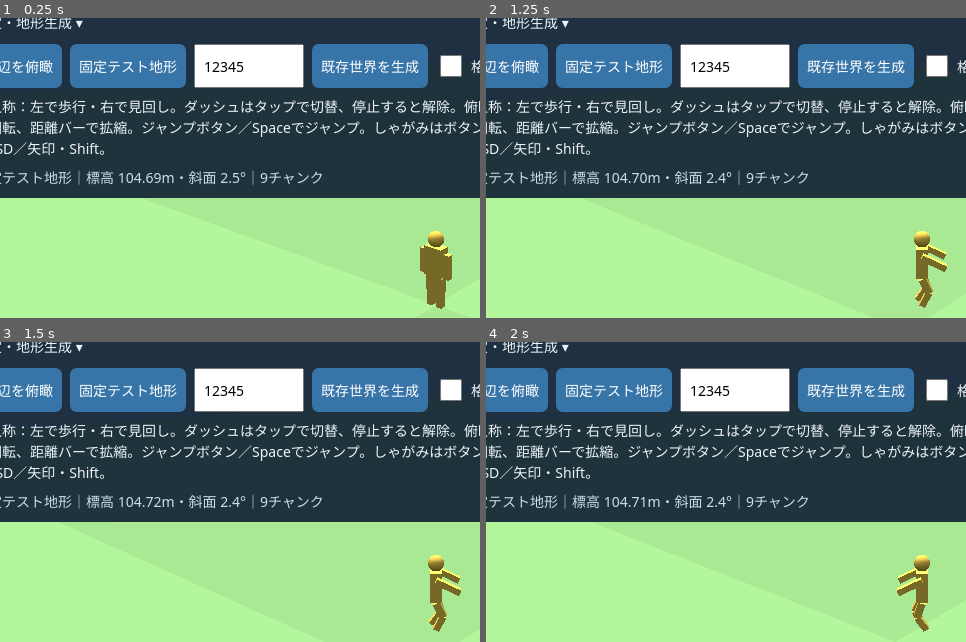
Above: before the commit, frames 1-4 (two rows, left to right).
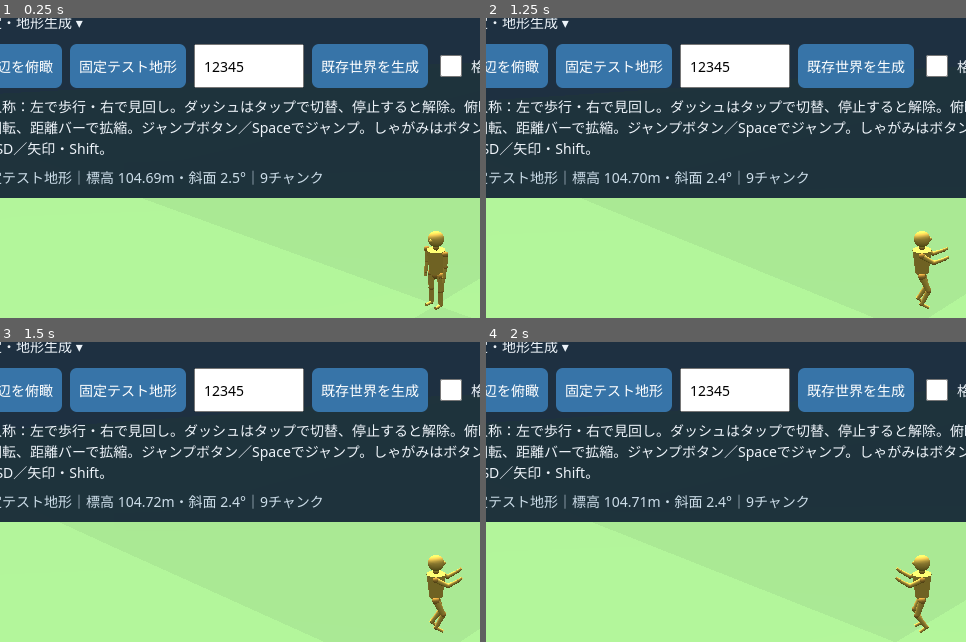
Above: after the commit, the same moments.

Repository: eitommkk1023-a11y/-history-simulation-game-restart
Game: browser game, page previews/terrain-chunks.html
The game is run twice, just before and just after one commit, with the same random seed, the same clock (stepped at 60 frames per second) and the same inputs.
Inputs (mouse positions are % of the whole screen's width and height, from its top left):
- Up to frame 1 (0.25 s): no input
- Up to frame 2 (1.25 s): click (50, 50) at 0.27 s; hold Right from 1.03 s (still down); click (50, 60) at 1.07 s; tap Space at 1.1 s
- Up to frame 3 (1.5 s): keep holding Right
- Up to frame 4 (2 s): release Right at 1.53 s; hold Down 1.58-1.85 s; tap Space at 1.6 s; click (30, 40) at 1.67 s; hold Left from 1.9 s (still down)
The pictures show only the part of the screen within x 5-55%, y 11-61%; the shares and areas given below are measured in that part.

The runs differ from the first frame. In frame 1, 0.5% of the frame differs, in the area x 87-95%, y 71-98%; in frame 2, 0.5%; in frame 3, 0.5%; in frame 4, 0.5%.

Commit message:
Build cylindrical articulated character with elbow wrist and ankle motion

Diff:
--- a/previews/terrain-chunks.mjs
+++ b/previews/terrain-chunks.mjs
@@ -16,31 +16,55 @@
 const raycaster=new THREE.Raycaster();
 const marker=new THREE.Group();
 const markerMaterial=new THREE.MeshLambertMaterial({color:0xe5b348});
-const hips=new THREE.Group();marker.add(hips);
-function bodyPart(parent,geometry,x,y,z){const mesh=new THREE.Mesh(geometry,markerMaterial);mesh.position.set(x,y,z);parent.add(mesh);return mesh;}
-const torso=new THREE.Group();hips.add(torso);
-bodyPart(torso,new THREE.BoxGeometry(.45,.65,.24),0,.35,0);
-bodyPart(torso,new THREE.SphereGeometry(.17,12,8),0,.83,0);
-function limb(parent,x,y,length,width){const joint=new THREE.Group();joint.position.set(x,y,0);parent.add(joint);bodyPart(joint,new THREE.BoxGeometry(width,length,width),0,-length/2,0);return joint;}
-const legs=[limb(hips,-.13,0,.35,.16),limb(hips,.13,0,.35,.16)];
-const knees=legs.map(leg=>limb(leg,0,-.35,.35,.14));
-const arms=[limb(torso,-.32,.57,.55,.13),limb(torso,.32,.57,.55,.13)];
+const hips=new THREE.Group();hips.name='pelvis';marker.add(hips);
+function bodyPart(parent,geometry,x,y,z,material=markerMaterial){const mesh=new THREE.Mesh(geometry,material);mesh.position.set(x,y,z);parent.add(mesh);return mesh;}
+const jointMaterial=new THREE.MeshLambertMaterial({color:0xc58b35});
+function joint(parent,name,x,y,z=0,radius=.055){
+  const pivot=new THREE.Group();pivot.name=name;pivot.position.set(x,y,z);parent.add(pivot);
+  bodyPart(pivot,new THREE.SphereGeometry(radius,10,8),0,0,0,jointMaterial);return pivot;
+}
+function cylinder(parent,length,topRadius,bottomRadius,x=0,y=-length/2,z=0){
+  return bodyPart(parent,new THREE.CylinderGeometry(topRadius,bottomRadius,length,12),x,y,z);
+}
+const torso=joint(hips,'waist',0,0,0,.1);
+cylinder(torso,.52,.2,.14,0,.3);
+const neck=joint(torso,'neck',0,.61,0,.065);cylinder(neck,.08,.06,.06,0,.04);
+bodyPart(neck,new THREE.SphereGeometry(.17,16,12),0,.19,0);
+// A small nose makes the facing direction visible.
+bodyPart(neck,new THREE.SphereGeometry(.045,8,6),0,.19,.16);
+const legs=[],knees=[],ankles=[],arms=[],elbows=[],wrists=[];
+for(const [side,x]of [['left',-.13],['right',.13]]){
+  const hip=joint(hips,side+'Hip',x,0,0,.08);cylinder(hip,.35,.075,.06);
+  const knee=joint(hip,side+'Knee',0,-.35,0,.065);cylinder(knee,.35,.06,.045);
+  const ankle=joint(knee,side+'Ankle',0,-.35,0,.045);
+  const foot=cylinder(ankle,.22,.035,.035,0,0,.065);foot.rotation.x=Math.PI/2;
+  legs.push(hip);knees.push(knee);ankles.push(ankle);
+  const shoulder=joint(torso,side+'Shoulder',x<0?-.25:.25,.52,0,.065);cylinder(shoulder,.28,.055,.045);
+  const elbow=joint(shoulder,side+'Elbow',0,-.28,0,.05);cylinder(elbow,.24,.045,.035);
+  const wrist=joint(elbow,side+'Wrist',0,-.24,0,.038);cylinder(wrist,.1,.035,.03);
+  arms.push(shoulder);elbows.push(elbow);wrists.push(wrist);
+}
 let crouched=false,gaitPhase=0,motionMode='idle';
 function animatePlayer(dt){
   const airborne=jumpHeight>0||jumpVelocity!==0;
   motionMode=airborne?(wasMoving?(sprintOn?'run-jump':'walk-jump'):'jump'):
     crouched?(wasMoving?'crouch-walk':'crouch'):wasMoving?(sprintOn?'run':'walk'):'idle';
+  const blend=dt>0?1-Math.exp(-16*Math.min(dt,.05)):1;
+  const ease=(current,target)=>current+(target-current)*blend;
   if(wasMoving&&!airborne)gaitPhase+=Math.min(dt,.05)*(crouched?5:sprintOn?13:8);
   const stride=wasMoving?Math.sin(gaitPhase)*(crouched?.22:sprintOn?.75:.42):0;
   for(let i=0;i<2;i++){
     const wave=i===0?stride:-stride;
-    legs[i].rotation.x=airborne?-.45+(i?.15:0):(crouched?-.85:0)+wave;
-    knees[i].rotation.x=airborne?.9:crouched?1.5:Math.max(0,-wave)*.9;
-    arms[i].rotation.x=airborne?-1.1:-wave*.9+(crouched?-.45:0);
-  }
-  // Keep the lowest foot on the contact plane; airborne poses can tuck their feet.
-  hips.position.y=airborne?.7:Math.max(...legs.map((leg,i)=>.35*Math.cos(leg.rotation.x)+.35*Math.cos(leg.rotation.x+knees[i].rotation.x)));
-  torso.rotation.x=crouched?.3:sprintOn&&wasMoving?.12:0;
+    legs[i].rotation.x=ease(legs[i].rotation.x,airborne?-.45+(i?.15:0):(crouched?-.85:0)+wave);
+    knees[i].rotation.x=ease(knees[i].rotation.x,airborne?.9:crouched?1.5:Math.max(0,-wave)*.9);
+    arms[i].rotation.x=ease(arms[i].rotation.x,airborne?-1.1:-wave*.9+(crouched?-.45:0));
+    elbows[i].rotation.x=ease(elbows[i].rotation.x,airborne?-1:crouched?-.7:sprintOn&&wasMoving?-1.3:-.18);
+    wrists[i].rotation.x=ease(wrists[i].rotation.x,airborne?-.15:0);
+    // Counter-rotate the ankle so the cylindrical foot stays level.
+    ankles[i].rotation.x=airborne?.1:-(legs[i].rotation.x+knees[i].rotation.x);
+  }
+  hips.position.y=airborne?.735:Math.max(...legs.map((leg,i)=>.35*Math.cos(leg.rotation.x)+.35*Math.cos(leg.rotation.x+knees[i].rotation.x)))+.035;
+  torso.rotation.x=ease(torso.rotation.x,crouched?.3:sprintOn&&wasMoving?.12:0);
 }
 scene.add(marker);
 let state=null,worker=null,requestId=0,yaw=.7,pitch=.4;
@@ -76,13 +100,13 @@
   for(const {chunk}of state.entries){const p=chunk.sampleGround(xM,yM);if(p)return p;}
   return null;
 }
-function placeMarker(xM,yM){
+function placeMarker(xM,yM,render=true){
   const p=groundAt(xM,yM);if(!p)return;
   markerPoint={xM,yM,elevationM:p.elevationM};
   const q=state.terrain.toLocal(xM,yM,p.elevationM,state.origin);
   marker.position.set(q.x,q.y+jumpHeight,q.z);marker.visible=true;
   status.textContent=`${state.label}｜標高 ${p.elevationM.toFixed(2)}m・斜面 ${p.slopeDegrees.toFixed(1)}°｜${state.entries.length}チャンク`;
-  updateCamera();
+  if(render)updateCamera();
 }
 function showWorld(world,point,label){
   clearTerrain();
@@ -219,14 +243,14 @@
       const next=stepTerrainWalker(markerPoint,{x,y,yaw,sprint:sprintOn,crouch:crouched},dt,groundAt);
       const dx=next.xM-markerPoint.xM,dy=next.yM-markerPoint.yM;
       wasMoving=Math.hypot(dx,dy)>0;if(!wasMoving)setSprint(false);
-      if(wasMoving){marker.rotation.y=Math.atan2(dx,dy);placeMarker(next.xM,next.yM);}
+      if(wasMoving){marker.rotation.y=Math.atan2(dx,dy);placeMarker(next.xM,next.yM,false);}
       document.getElementById('movementNotice').textContent=next.blocked?'ここから先は範囲外、または急な地形です':'';
     }else{if(wasMoving)setSprint(false);wasMoving=false;document.getElementById('movementNotice').textContent='';}
   }
   if(state&&markerPoint&&!overview&&!document.hidden&&(jumpVelocity!==0||jumpHeight>0)){
     const step=Math.min(dt,.05);jumpHeight+=jumpVelocity*step-4.905*step*step;jumpVelocity-=9.81*step;
     if(jumpHeight<=0){jumpHeight=0;jumpVelocity=0;}
-    marker.position.y=markerPoint.elevationM-state.origin.elevationM+jumpHeight;updateCamera();
+    marker.position.y=markerPoint.elevationM-state.origin.elevationM+jumpHeight;
   }
   if(state&&!document.hidden&&!overview){animatePlayer(dt);updateCamera();}
   requestAnimationFrame(frame);
@@ -252,5 +276,5 @@
 window.addEventListener('resize',resize);
 window.visualViewport?.addEventListener('resize',resize);
 // The preview's diagnostic state supports inspection of the rendered ground surface.
-globalThis.__chunkPreview={get motion(){return {mode:motionMode,leg:leg …(266 unchanged characters)…
+globalThis.__chunkPreview={get character(){return marker;},get motion(){return {mode:motionMode,leg:leg …(266 unchanged characters)…
 animatePlayer(0);resize();showFixture();
--- a/tests/jump-sprint.browser.cjs
+++ b/tests/jump-sprint.browser.cjs
@@ -4,4 +4,4 @@
 await c.send('Input.dispatchTouchEvent',{type:'touchStart',touchPoints:[left]});left.y-=35;await c.send('Input.dispatchTouchEvent',{type:'touchMove',touchPoints:[left]});await p.waitForTimeout(150);
 await c.send('Input.dispatchTouchEvent',{type:'touchStart',touchPoints:[left,right]});await p.waitForTimeout(100);assert.equal(await p.locator('#sprint').getAttribute('aria-pressed'),'true','second finger starts sprint without waiting for click');
 await c.send('Input.dispatchTouchEvent',{type:'touchEnd',touchPoints:[right]});await p.waitForTimeout(100);assert.equal(await p.locator('#sprint').getAttribute('aria-pressed'),'true');
-const j=await p.locator('#jump').boundingBox();await c.send( …(230 unchanged characters)… uchEnd',touchPoints:[]});await p.waitForTimeout(1400);assert.equal(await p.evaluate(()=>__ch …(248 unchanged characters)…
+const j=await p.locator('#jump').boundingBox();await c.send( …(230 unchanged characters)… uchEnd',touchPoints:[]});await p.waitForFunction(()=>__chunkPreview.air.height===0&&__chunkPreview.air.velocity===0,null,{timeout:15000});assert.equal(await p.evaluate(()=>__ch …(248 unchanged characters)…
--- a/tests/locomotion.browser.cjs
+++ b/tests/locomotion.browser.cjs
@@ -2,11 +2,12 @@
 (async()=>{const b=await chromium.launch({executablePath:'/usr/bin/chromium',args:['--no-sandbox','--enable-unsafe-swiftshader']});try{
 for(const [width,height]of [[667,375],[844,390],[1180,820]]){
 const p=await b.newPage({viewport:{width,height},hasTouch:true});await p.route('http://woh.test/play',r=>r.fulfill({contentType:'text/html',body:fs.readFileSync('exports/World-of-History.html','utf8')}));await p.goto('http://woh.test/play');await p.waitForFunction(()=>window.__chunkPreview?.state);
+const rig=await p.evaluate(()=>{const r=__chunkPreview.character;let cylinders=0,boxes=0;r.traverse(o=>{if(o.geometry?.type==='CylinderGeometry')cylinders++;if(o.geometry?.type==='BoxGeometry')boxes++;});return {cylinders,boxes,joints:['leftElbow','rightElbow','leftWrist','rightWrist','leftAnkle','rightAnkle','leftKnee','rightKnee'].map(n=>!!r.getObjectByName(n))};});assert.ok(rig.cylinders>=12);assert.equal(rig.boxes,0);assert.ok(rig.joints.every(Boolean));
 const buttons=['joystick','sprint','jump','crouch'];const boxes=[];for(const id of buttons){const box=await p.locator(' …(360 unchanged characters)…
 await p.locator('#uiToggle').click();for(const id of buttons)assert.ok(await p.locator('#'+id).isVisible());
 const motion=()=>p.evaluate(()=>__chunkPreview.motion);
 await p.keyboard.down('w');await p.waitForTimeout(180);assert.equal((await motion()).mode,'walk');const angle=(await motion()).leg;await p.waitForTimeout(120);assert.notEqual((await motion()).leg,angle);
-await p.locator('#jump').click();await p.waitForTimeout(120);assert.equal((await motion()).mode,'walk-jump');await p.waitForTimeout(1200);
-await p.locator('#sprint').click();await p.waitForTimeout(10 …(128 unchanged characters)… tion()).mode,'run-jump');await p.waitForTimeout(1200);
+await p.locator('#jump').click();await p.waitForTimeout(120);assert.equal((await motion()).mode,'walk-jump');await p.waitForFunction(()=>__chunkPreview.air.height===0&&__chunkPreview.air.velocity===0,null,{timeout:15000});
+await p.locator('#sprint').click();await p.waitForTimeout(10 …(128 unchanged characters)… tion()).mode,'run-jump');await p.waitForFunction(()=>__chunkPreview.air.height===0&&__chunkPreview.air.velocity===0,null,{timeout:15000});
 await p.locator('#crouch').click();await p.waitForTimeout(120);assert.equal((await motion()).mode,'crouch-walk');assert …(479 unchanged characters)…
 }}finally{await b.close();}})().catch(e=>{console.error(e);process.exitCode=1;});
Not shown, changed: docs/walking-preview.md
